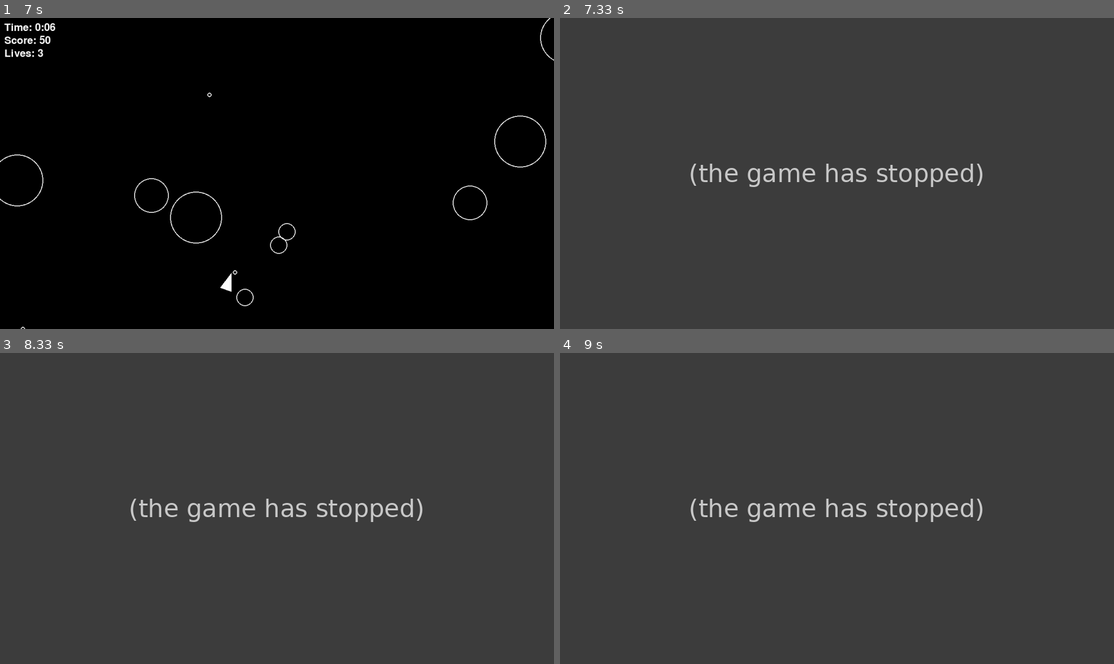
Above: before the commit, frames 1-4 (two rows, left to right).
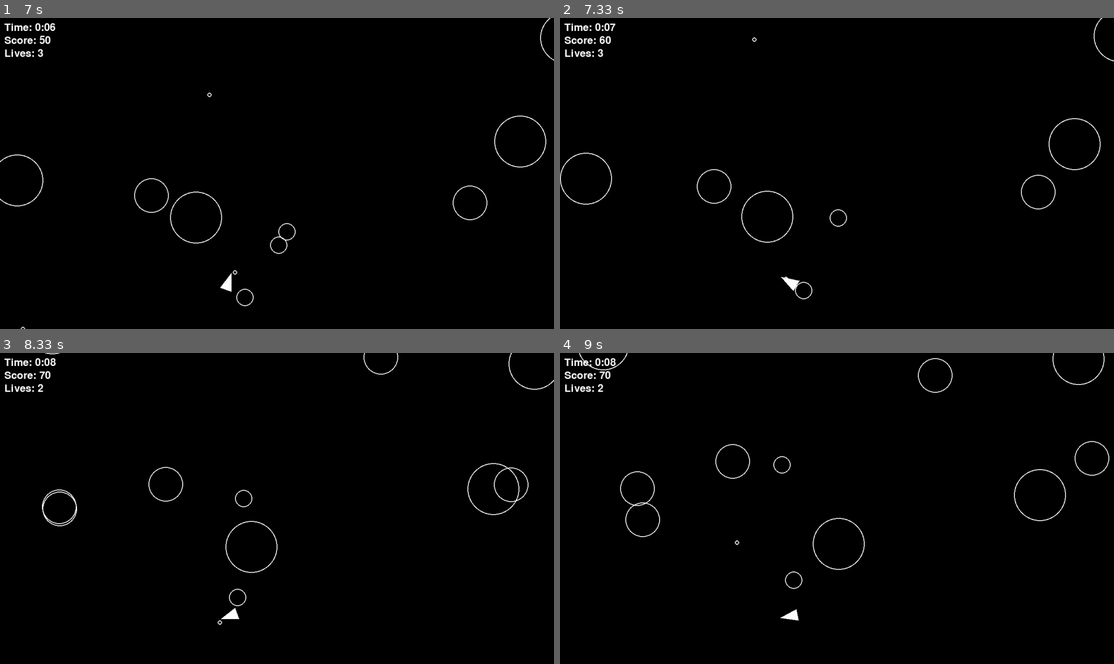
Above: after the commit, the same moments.

Repository: Johnyboi77/Asteroids-Game
Game: pygame game, started from main.py
Two runs of this game, one before a commit and one after it. Both use one fixed random seed, a clock stepped at 60 frames per second and the inputs below.
Inputs:
- Up to frame 1 (7 s): tap Space at 0.33, 0.73, 1.03, 1.23, 1.53, 1.9, 2.3, 2.6, 2.8, 3.1, 3.3, 3.63, 3.93, 4.13, 4.43, 4.7, 5.03, 5.33, 5.47, 5.87, 6.17, 6.53, 6.93 s; hold W 0.67-1.13 s; hold D 1.17-1.8 s; hold S 1.83-2.2 s; hold A 2.23-2.7 s; hold D 2.73-3.2 s; hold W 3.23-3.53 s; hold D 3.57-4.03 s; hold A 4.07-4.6 s; hold S 4.63-4.93 s; hold A 4.97-5.37 s; hold W 5.4-5.77 s; hold D 5.8-6.43 s; hold S 6.47-6.83 s; hold A from 6.87 s (still down)
- Up to frame 2 (7.33 s): keep holding A; tap Space at 7.23 s
- Up to frame 3 (8.33 s): release A at 7.33 s; hold D from 8.2 s (still down); tap Space at 8.27 s
- Up to frame 4 (9 s): tap Space at 8.57, 8.77 s; release D at 8.67 s; hold A from 8.7 s (still down)

Frame 1 is identical in both runs. In frame 2, 100% of the frame differs, in the area x 0-100%, y 0-100%; in frame 3, 100%; in frame 4, 100%.
Error before the commit: AttributeError: 'Player' object has no attribute 'rect' (main.py line 79); the game stopped at 7.27 s (later frames are placeholders)

Commit message:
everything is working

Diff:
--- a/main.py
+++ b/main.py
@@ -54,11 +54,11 @@
         # Spiel läuft, solange der Spieler Leben hat
         while game_info.lives > 0:
             if game_info.lives == 3:
-                print("Lives: 3 - Game running")
+                print("3 lives remaining")
             elif game_info.lives == 2:
-                print("Lives: 2 - Game running")
+                print("2 lives remaining")
             elif game_info.lives == 1:
-                print("Lives: 1 - Game running")
+                print("1 life remaining")
 
             for event in pygame.event.get():
                 if event.type == pygame.QUIT:
@@ -76,7 +76,6 @@
                     print(f"Lives after collision: {game_info.lives}")  # Debug: Leben nach Abzug
                     if game_info.lives > 0:
                         print(f"{game_info.lives} lives remaining. Keep going!")  # Debug-Ausgabe
-                        player.rect.center = (SCREEN_WIDTH / 2, SCREEN_HEIGHT / 2)  # Spieler neu positionieren
                         pygame.time.wait(1000)  # Kurze Verzögerung nach Kollision
                     else:
                         print("No lives remaining. Game Over!")  # Debug: Spielende
